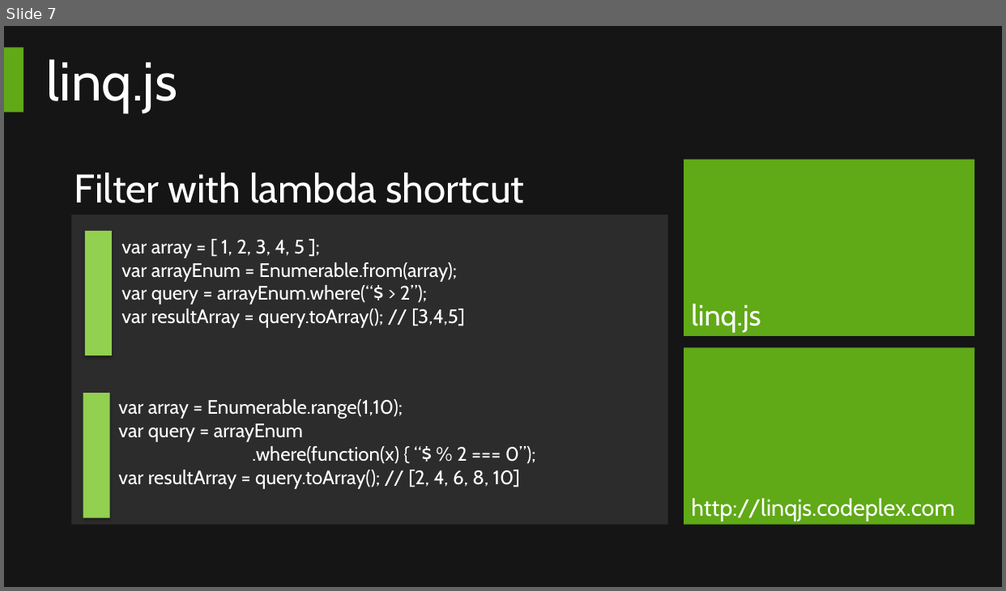
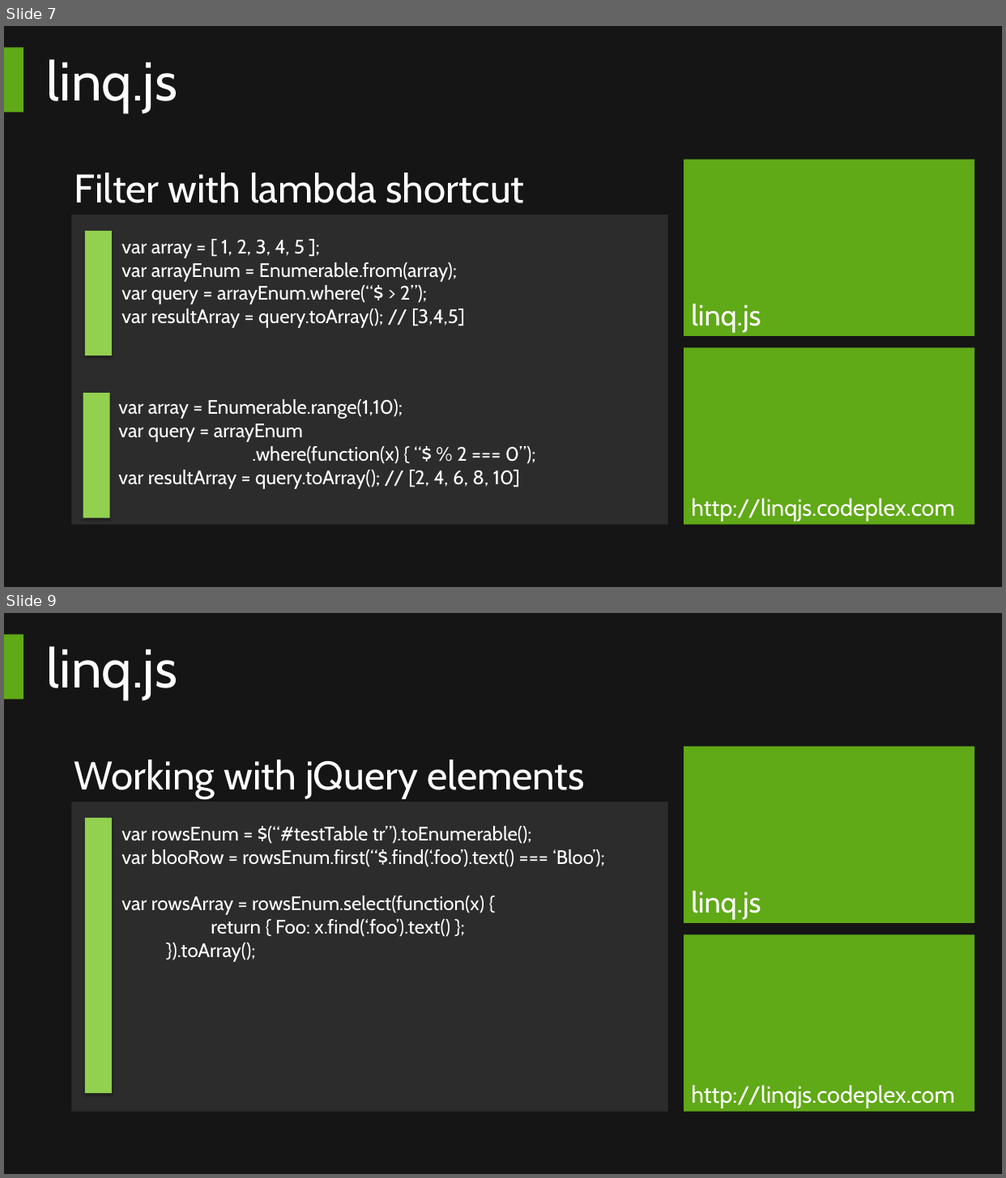
Before and after one commit to rbakersmith/bauerdevsessions, a slide deck: 2013.May/DevSessions.pptx. Shown one above the other, each under a label of ours: slide 7 before the commit, slides 7 and 9 after it; the slides between them are not shown. The pictures are 1006x591 and 1006x1178 pixels, drawn with LibreOffice and Linux fonts; fonts in the diff are those of the drawing; background and template pictures are left out. Boxes give left, top, right and bottom in pixels: in the first picture for what was removed or moved away, otherwise in the second. Text is boxed around its words. In the diff, an @@ line names an element or a change of style, - is before the commit and + after.

Commit message:
Added jQuery slides to Powerpoint

```diff
--- a/2013.May/DevSessions.pptx
+++ b/2013.May/DevSessions.pptx
@@ slide 9 added at bbox=[4, 613, 1002, 1174], background #151515; not listed: 1 template element that a slide beside it also shows @@
@@ title added at bbox=[47, 646, 177, 700], 56 pt, text #FFFFFF @@
+linq.js
@@ text added at bbox=[684, 746, 974, 923], fill #60A917, 30 pt, text #FFFFFF @@
+linq.js
@@ text added at bbox=[74, 760, 585, 798], 41 pt, text #FFFFFF @@
+Working with jQuery elements
@@ rectangle added at bbox=[71, 802, 667, 1112], fill #FFFFFF at 10% opacity @@
@@ rectangle added at bbox=[85, 818, 111, 1093], fill #92D050 @@
@@ text added at bbox=[121, 826, 604, 962], 20 pt, text #FFFFFF @@
+var rowsEnum = $(“#testTable tr”).toEnumerable();
+var blooRow = rowsEnum.first(“$.find(‘.foo’).text() === ‘Bloo’);
+var rowsArray = rowsEnum.select(function(x) {
+return { Foo: x.find(‘.foo’).text() };
+}).toArray();
@@ text added at bbox=[684, 935, 974, 1112], fill #60A917, 24 pt, text #FFFFFF @@
+http://linqjs.codeplex.com
```
Also in this commit, not shown: 1 other slide added.
